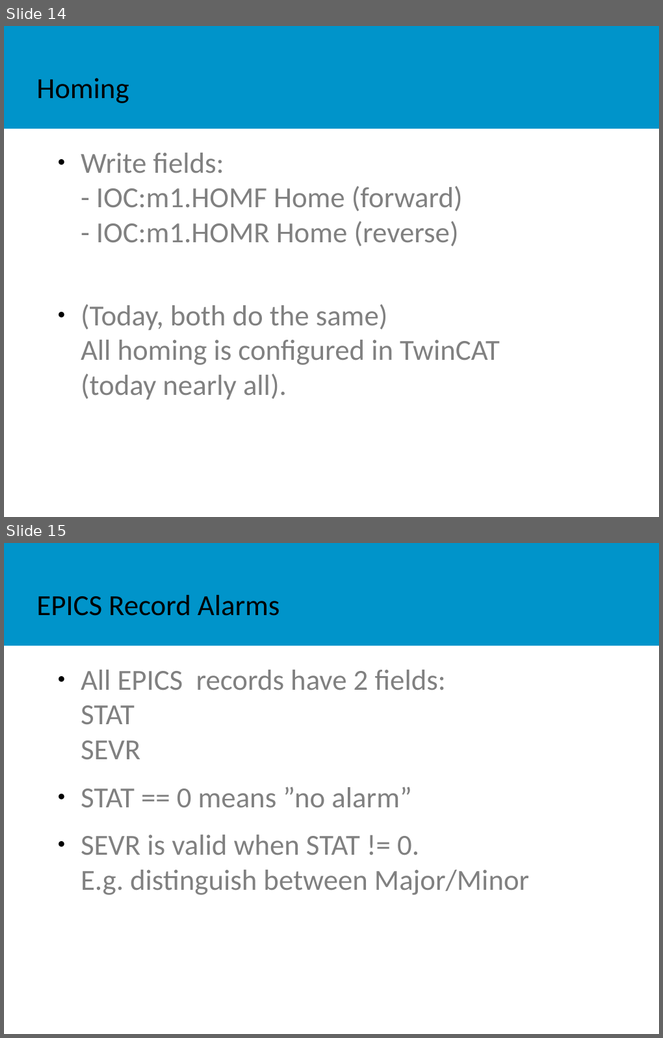
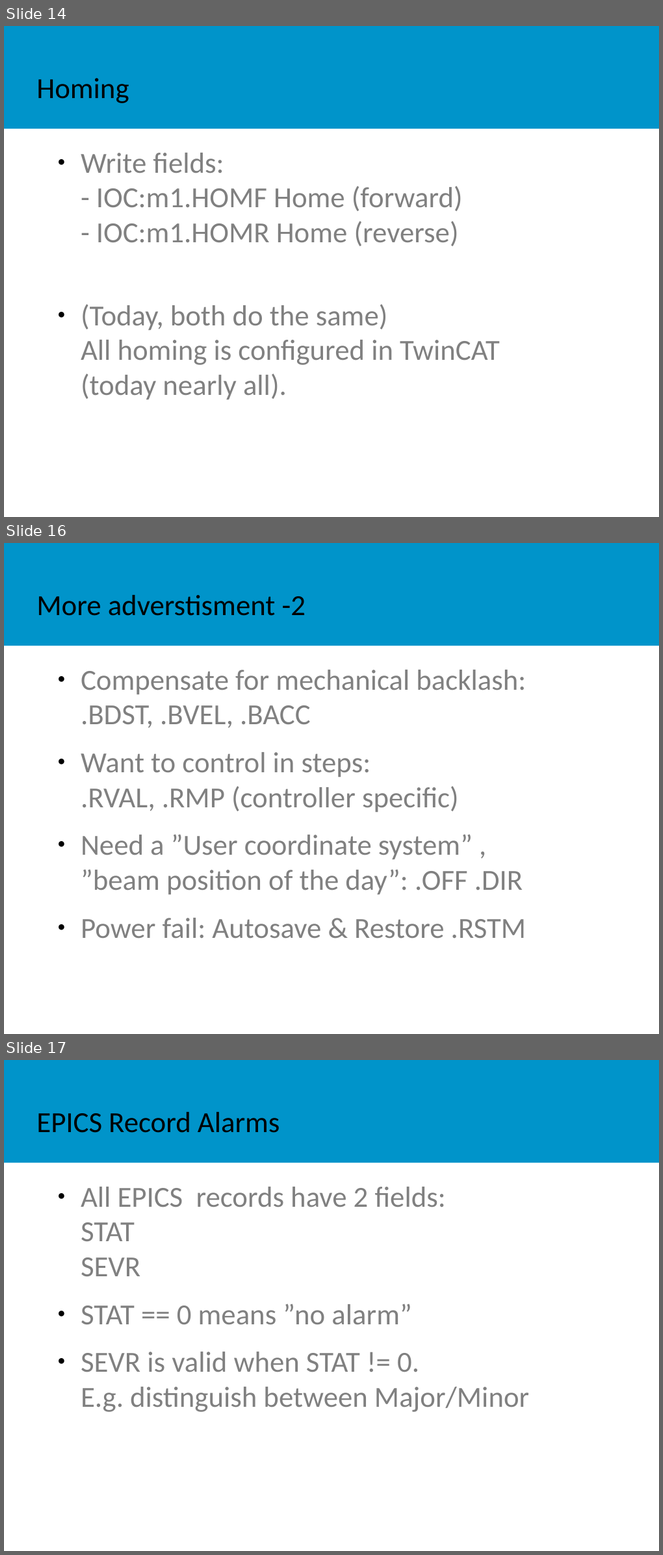
Before and after one commit to EPICS-motor-wg/epics-mwg-discussions, a slide deck: documents/2025-04-10-ISIS_Neutron_and_Muon_Source/2-motion-conrol-EPICS.odp. Shown one above the other, each under a label of ours: slides 14 and 15 before the commit, slides 14, 16 and 17 after it; the slides between them are not shown. The pictures are 663x1038 and 663x1555 pixels, drawn with LibreOffice and Linux fonts; fonts in the diff are those of the drawing; background and template pictures are left out. Boxes give left, top, right and bottom in pixels: in the first picture for what was removed or moved away, otherwise in the second. Text is boxed around its words. In the diff, an @@ line names an element or a change of style, - is before the commit and + after.

```diff
--- a/documents/2025-04-10-ISIS_Neutron_and_Muon_Source/2-motion-conrol-EPICS.odp
+++ b/documents/2025-04-10-ISIS_Neutron_and_Muon_Source/2-motion-conrol-EPICS.odp
@@ slide 16 added at (x1=4, y1=543, x2=659, y2=1034), background #FFFFFF; not listed: 1 template element that a slide beside it also shows @@
@@ title added at (x1=36, y1=595, x2=306, y2=616), 32 pt, text #000000 @@
+More adverstisment -2
@@ text added at (x1=81, y1=670, x2=527, y2=938), 32 pt, text #808080 @@
+● Compensate for mechanical backlash:
+  .BDST, .BVEL, .BACC
+● Want to control in steps:
+  .RVAL, .RMP (controller specific)
+● Need a ”User coordinate system” ,
+  ”beam position of the day”: .OFF .DIR
+● Power fail: Autosave & Restore .RSTM
@@ what was slide 15 is now slide 17 @@
```
Also in this commit, not shown: 1 slide changed, 1 other slide added, 4 other files.
